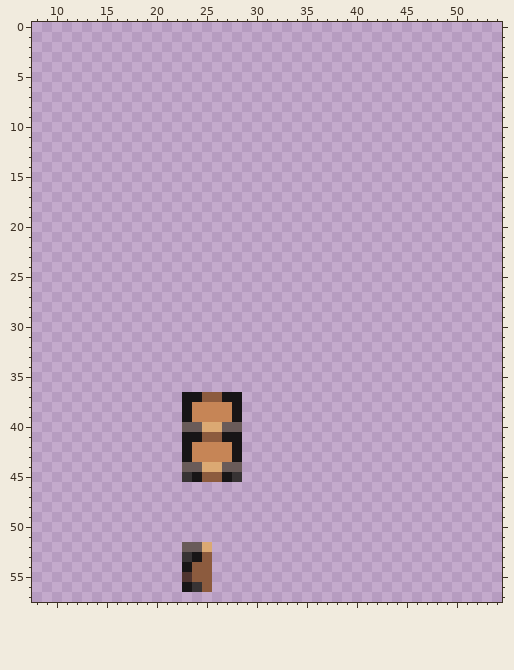
File history of a pixel-art sprite, Resources/Textures/_Funkystation/Objects/Specific/Mail/mailcart.rsi/small4.png. Above, as it was before the edit.
The file is 64x64 pixels. Shown: x 8..54, y 0..57. The old version is drawn lined up with the new one.
The same view after the edit:
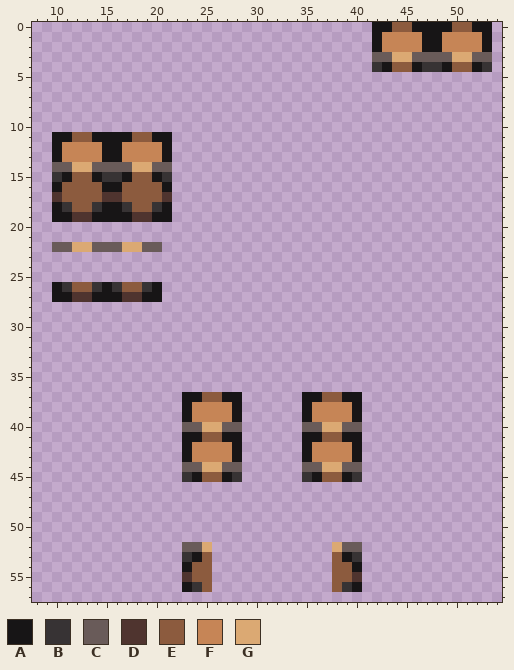
Palette (. is transparent): A #171516  B #373334  C #695b59  D #4f342f  E #8c5b3e  F #c68556  G #dba973
What changed:
whole drawing moved by +1,+0 (the old picture is shown already moved)
y 0: x 42..53 ............ -> AAEEAAAAEEAA
y 1..2: x 42..53 ............ -> AFFFFAAFFFFA
y 3: x 42..53 ............ -> CCGGCCCCGGCC
y 4: x 42..53 ............ -> BAEEABBAEEAB
y 11: x 10..21 ............ -> AAEEAAAAEEAA
y 12..13: x 10..21 ............ -> AFFFFAAFFFFA
y 14: x 10..21 ............ -> CCGGCCCCGGCC
y 15: x 10..21 ............ -> BAEEABBAEEAB
y 16: x 10..21 ............ -> AEEEEAAEEEEA
y 17: x 10..21 ............ -> DEEEEDDEEEED
y 18: x 10..21 ............ -> ABEEBAABEEBA
y 19: x 10..21 ............ -> AADDAAAADDAA
y 22: x 10..20 ........... -> CCGGCCCGGCC
y 26: x 10..20 ........... -> ABEEBABEEBA
y 27: x 10..20 ........... -> AADDAAADDAA
y 37: x 35..40 ...... -> AAEEAA
y 38..39: x 35..40 ...... -> AFFFFA
y 40: x 35..40 ...... -> CCGGCC
y 41: x 35..40 ...... -> AAEEAA
y 42..43: x 35..40 ...... -> AFFFFA
y 44: x 35..40 ...... -> CCGGCC
y 45: x 35..40 ...... -> BAEEAB
y 52: x 38..40 ... -> GCC
y 53: x 38..40 ... -> EAB
y 54: x 38..40 ... -> EEA
y 55: x 38..40 ... -> EED
y 56: x 38..40 ... -> EBA
